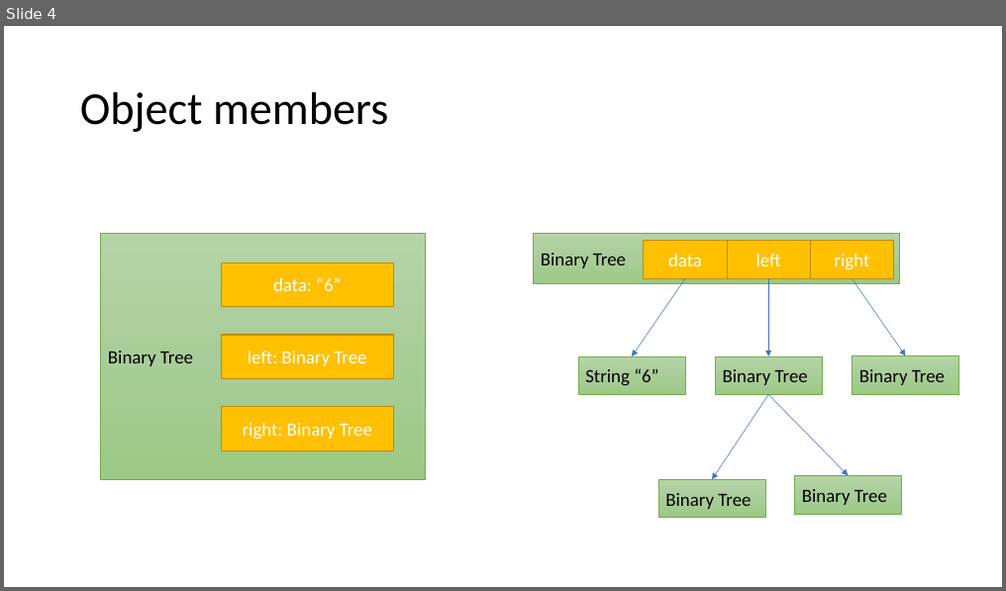
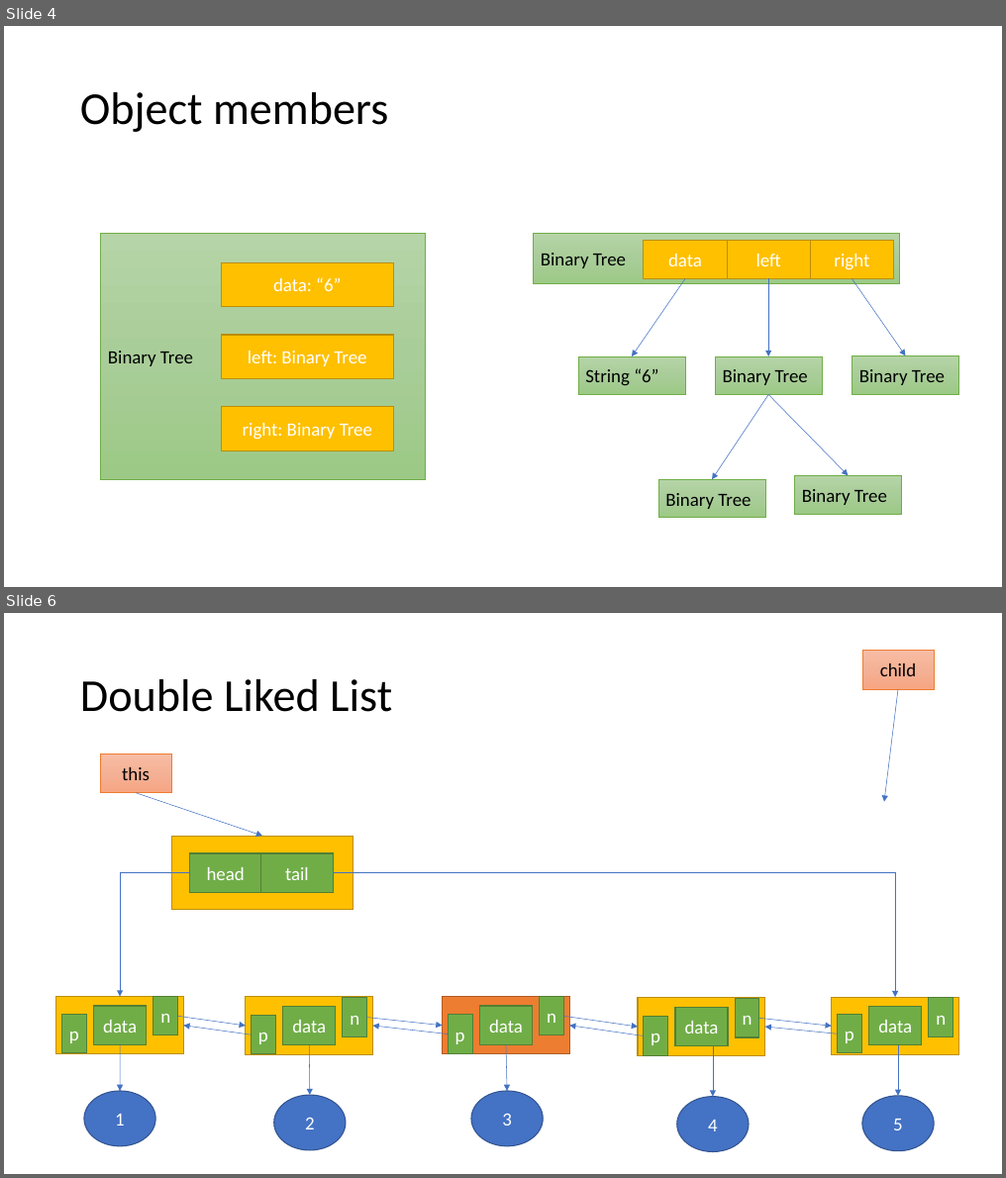
Before and after one commit to brianwhu/fun-in-js, a slide deck: documents/DataStructures.pptx. Shown one above the other, each under a label of ours: slide 4 before the commit, slides 4 and 6 after it; the slides between them are not shown. The pictures are 1006x591 and 1006x1178 pixels, drawn with LibreOffice and Linux fonts; fonts in the diff are those of the drawing. Boxes give left, top, right and bottom in pixels: in the first picture for what was removed or moved away, otherwise in the second. Text is boxed around its words. In the diff, an @@ line names an element or a change of style, - is before the commit and + after.

```diff
--- a/documents/DataStructures.pptx
+++ b/documents/DataStructures.pptx
@@ slide 6 added at (x1=4, y1=613, x2=1002, y2=1174), background #FFFFFF @@
@@ rectangle added at (x1=862, y1=650, x2=935, y2=688), fill gradient #F7BDA5 to #F5B196 to #F8A582, outline #ED7D31 0.5 pt, 18 pt, text #000000 @@
+child
@@ title added at (x1=80, y1=679, x2=392, y2=712), 44 pt, text #000000 @@
+Double Liked List
@@ arrow added from (899, 689) to (884, 802), #4472C4 0.5 pt @@
@@ rectangle added at (x1=100, y1=754, x2=171, y2=792), fill gradient #F7BDA5 to #F5B196 to #F8A582, outline #ED7D31 0.5 pt, 18 pt, text #000000 @@
+this
@@ arrow added from (136, 792) to (262, 836), #4472C4 0.5 pt @@
@@ rectangle added at (x1=171, y1=836, x2=353, y2=909), fill #FFC000, outline #BD8E00 1 pt @@
@@ elbow arrow added from (190, 873) to (120, 997), #4472C4 0.5 pt @@
@@ rectangle added at (x1=190, y1=854, x2=261, y2=892), fill #70AD47, outline #538035 1 pt, 18 pt, text #FFFFFF @@
+head
@@ rectangle added at (x1=261, y1=854, x2=334, y2=892), fill #70AD47, outline #538035 1 pt, 18 pt, text #FFFFFF @@
+tail
@@ elbow arrow added from (333, 873) to (896, 997), #4472C4 0.5 pt @@
@@ group added at (x1=56, y1=997, x2=183, y2=1055): 4 rectangles @@
+data
+n
+p
@@ arrow added from (177, 1017) to (245, 1026), #4472C4 0.5 pt @@
@@ arrow added from (252, 1035) to (183, 1026), #4472C4 0.5 pt @@
@@ group added at (x1=245, y1=997, x2=372, y2=1055): 4 rectangles @@
+data
+n
+p
@@ arrow added from (366, 1017) to (442, 1026), #4472C4 0.5 pt @@
@@ arrow added from (448, 1035) to (373, 1026), #4472C4 0.5 pt @@
@@ group added at (x1=442, y1=997, x2=569, y2=1055): 4 rectangles @@
+data
+n
+p
@@ arrow added from (563, 1017) to (638, 1027), #4472C4 0.5 pt @@
@@ arrow added from (644, 1036) to (570, 1026), #4472C4 0.5 pt @@
@@ group added at (x1=638, y1=998, x2=765, y2=1056): 4 rectangles @@
+data
+n
+p
@@ arrow added from (759, 1018) to (832, 1026), #4472C4 0.5 pt @@
@@ arrow added from (838, 1035) to (765, 1027), #4472C4 0.5 pt @@
@@ group added at (x1=832, y1=997, x2=959, y2=1055): 4 rectangles @@
+data
+n
+p
@@ arrow added from (120, 1045) to (120, 1091), #4472C4 0.5 pt @@
@@ arrow added from (310, 1046) to (310, 1095), #4472C4 0.5 pt @@
@@ arrow added from (506, 1045) to (507, 1091), #4472C4 0.5 pt @@
@@ arrow added from (713, 1047) to (713, 1096), #4472C4 0.5 pt @@
@@ arrow added from (899, 1046) to (899, 1096), #4472C4 0.5 pt @@
@@ ellipse added at (x1=84, y1=1091, x2=156, y2=1147), fill #4472C4, outline #325491 1 pt, 18 pt, text #FFFFFF @@
+1
@@ ellipse added at (x1=274, y1=1095, x2=347, y2=1151), fill #4472C4, outline #325491 1 pt, 18 pt, text #FFFFFF @@
+2
@@ ellipse added at (x1=471, y1=1091, x2=543, y2=1147), fill #4472C4, outline #325491 1 pt, 18 pt, text #FFFFFF @@
+3
@@ ellipse added at (x1=677, y1=1096, x2=748, y2=1152), fill #4472C4, outline #325491 1 pt, 18 pt, text #FFFFFF @@
+4
@@ ellipse added at (x1=862, y1=1096, x2=935, y2=1152), fill #4472C4, outline #325491 1 pt, 18 pt, text #FFFFFF @@
+5
```
Also in this commit, not shown: 1 slide changed, 1 other slide added, 1 other file.
